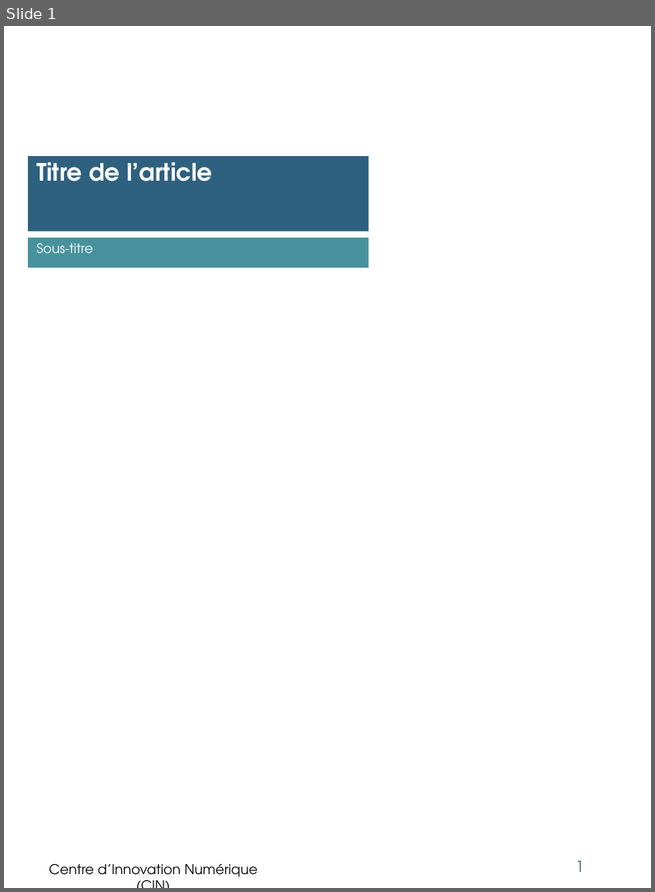
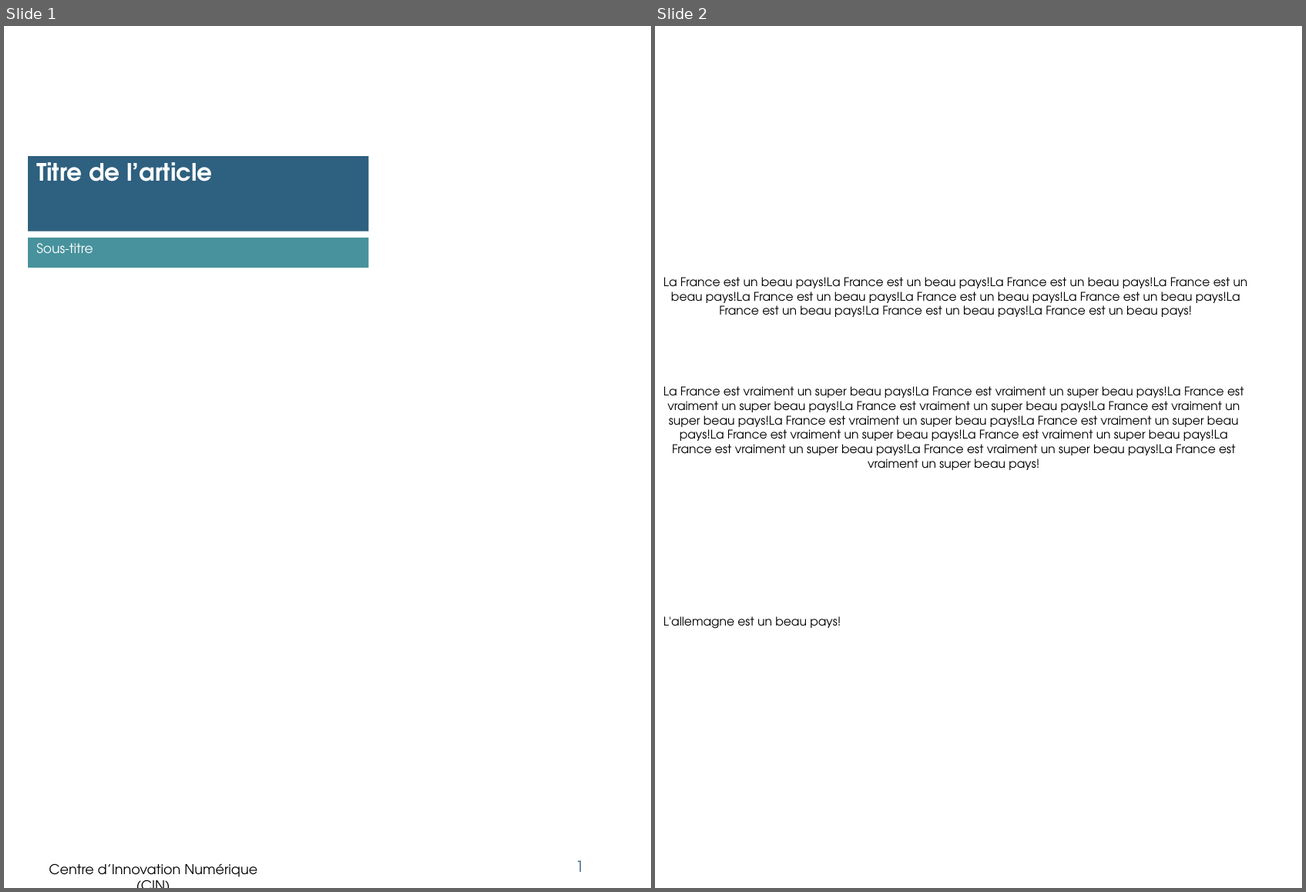
Before and after one commit to Msa360/pptx_template_cin, a slide deck: powerpoints/test.pptx. Shown side by side, each under a label of ours: slide 1 before the commit, slides 1 and 2 after it. The pictures are 655x892 and 1306x892 pixels, drawn with LibreOffice and Linux fonts; fonts in the diff are those of the drawing; background and template pictures are left out. Boxes give left, top, right and bottom in pixels: in the first picture for what was removed or moved away, otherwise in the second. Text is boxed around its words. In the diff, an @@ line names an element or a change of style, - is before the commit and + after.

```diff
--- a/powerpoints/test.pptx
+++ b/powerpoints/test.pptx
@@ slide 2 added at bbox=[655, 26, 1302, 888], background #FFFFFF @@
@@ text added at bbox=[663, 277, 1248, 317], 10 pt, text #000000 @@
+La France est un beau pays!La France est un beau pays!La France est un beau pays!La France est un
+beau pays!La France est un beau pays!La France est un beau pays!La France est un beau pays!La
+France est un beau pays!La France est un beau pays!La France est un beau pays!
@@ text added at bbox=[663, 386, 1243, 470], 10 pt, text #000000 @@
+La France est vraiment un super beau pays!La France est vraiment un super beau pays!La France est
+vraiment un super beau pays!La France est vraiment un super beau pays!La France est vraiment un
+super beau pays!La France est vraiment un super beau pays!La France est vraiment un super beau
+pays!La France est vraiment un super beau pays!La France est vraiment un super beau pays!La
+France est vraiment un super beau pays!La France est vraiment un super beau pays!La France est
+vraiment un super beau pays!
@@ text added at bbox=[663, 617, 841, 629], 10 pt, text #000000 @@
+L'allemagne est un beau pays!
```
Also in this commit, not shown: 5 slides removed, 7 other files.
